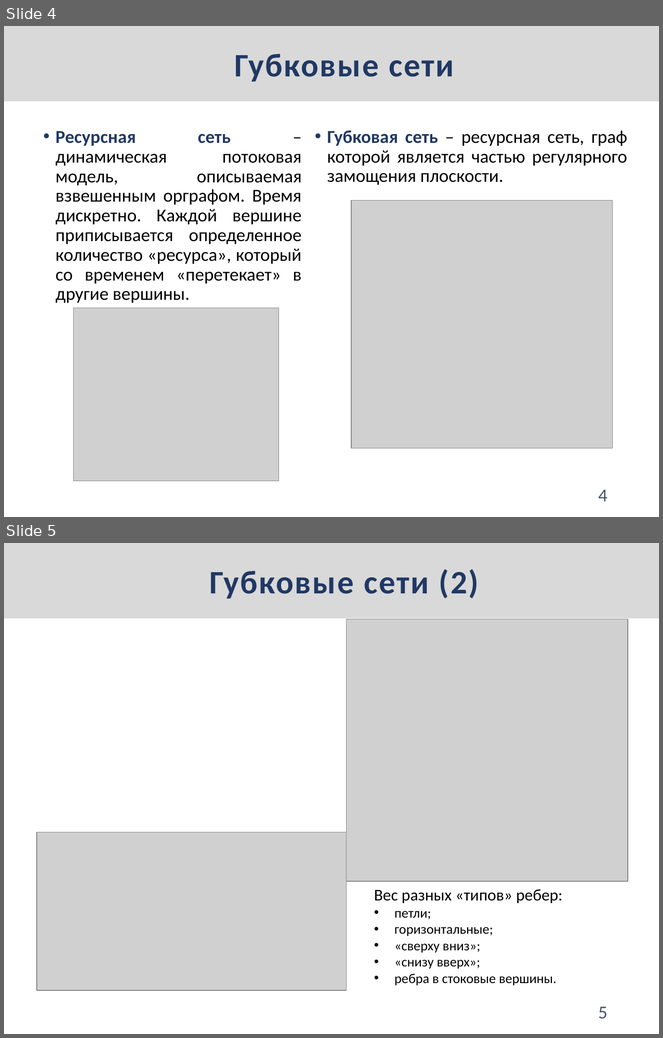
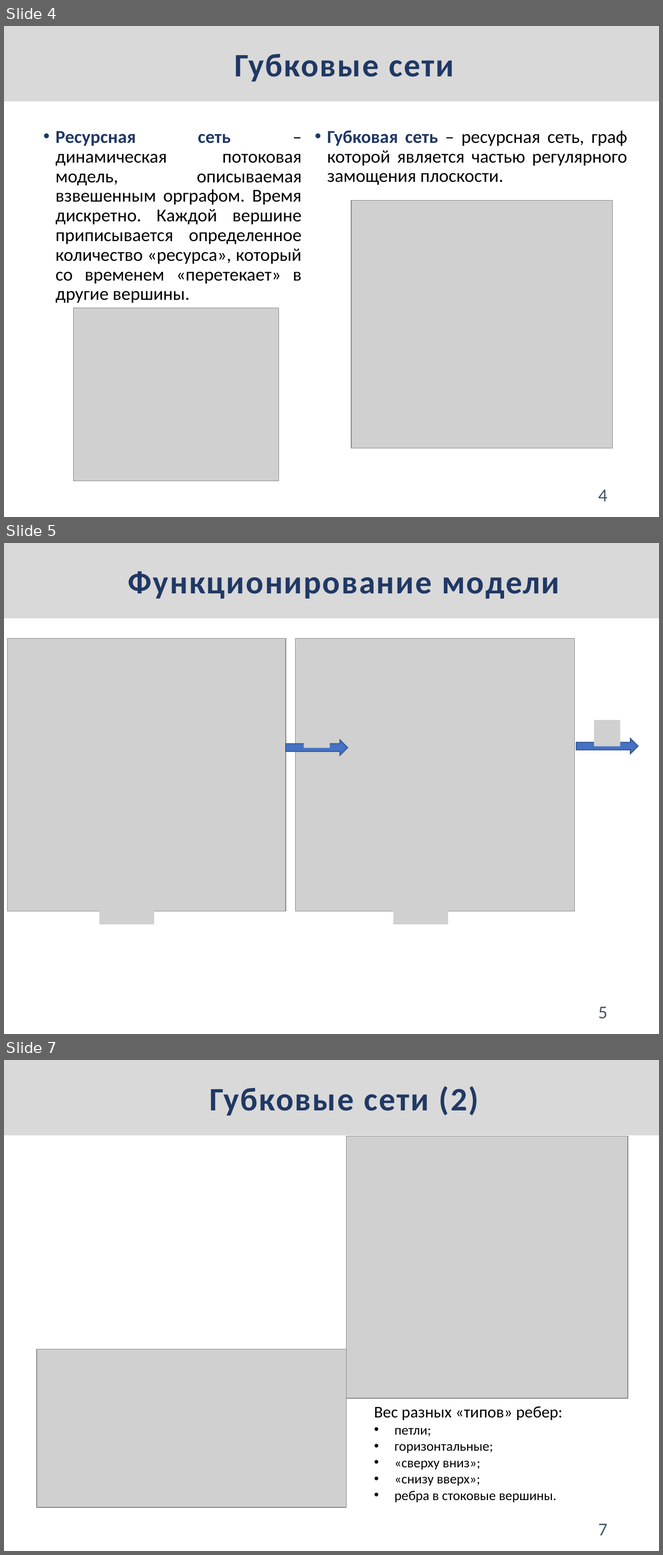
Before and after one commit to heinwol/master-thesis, a slide deck: presentation/Корешков НИР.pptx. Shown one above the other, each under a label of ours: slides 4 and 5 before the commit, slides 4, 5 and 7 after it; the slides between them are not shown. The pictures are 663x1038 and 663x1555 pixels, drawn with LibreOffice and Linux fonts; fonts in the diff are those of the drawing; grey boxes stand for pictures. Boxes give left, top, right and bottom in pixels: in the first picture for what was removed or moved away, otherwise in the second. Text is boxed around its words. In the diff, an @@ line names an element or a change of style, - is before the commit and + after.

```diff
--- a/presentation/Корешков НИР.pptx
+++ b/presentation/Корешков НИР.pptx
@@ slide 5 added at (4,543,659,1034), background #FFFFFF @@
@@ rectangle added at (4,543,659,618), fill #D9D9D9, 36 pt, text #203864, bold @@
+Функционирование модели
@@ picture added at (7,639,286,912) @@
@@ picture added at (296,639,574,912) @@
@@ picture added at (304,722,330,748) @@
@@ picture added at (594,720,621,746) @@
@@ right arrow added at (286,740,347,756), fill #4472C4, outline #325491 1 pt @@
@@ right arrow added at (577,738,638,754), fill #4472C4, outline #325491 1 pt @@
@@ picture added at (100,898,155,924) @@
@@ picture added at (393,898,448,924) @@
@@ page number added at (598,1007,608,1019), 20 pt, text #44546A @@
+5
@@ what was slide 5 is now slide 7 @@
@@ page number at (598,1524,608,1536): text changed @@
-5
+7
```
Also in this commit, not shown: 3 slides changed, 5 other slides added, 2 slides removed, 1 other file.
